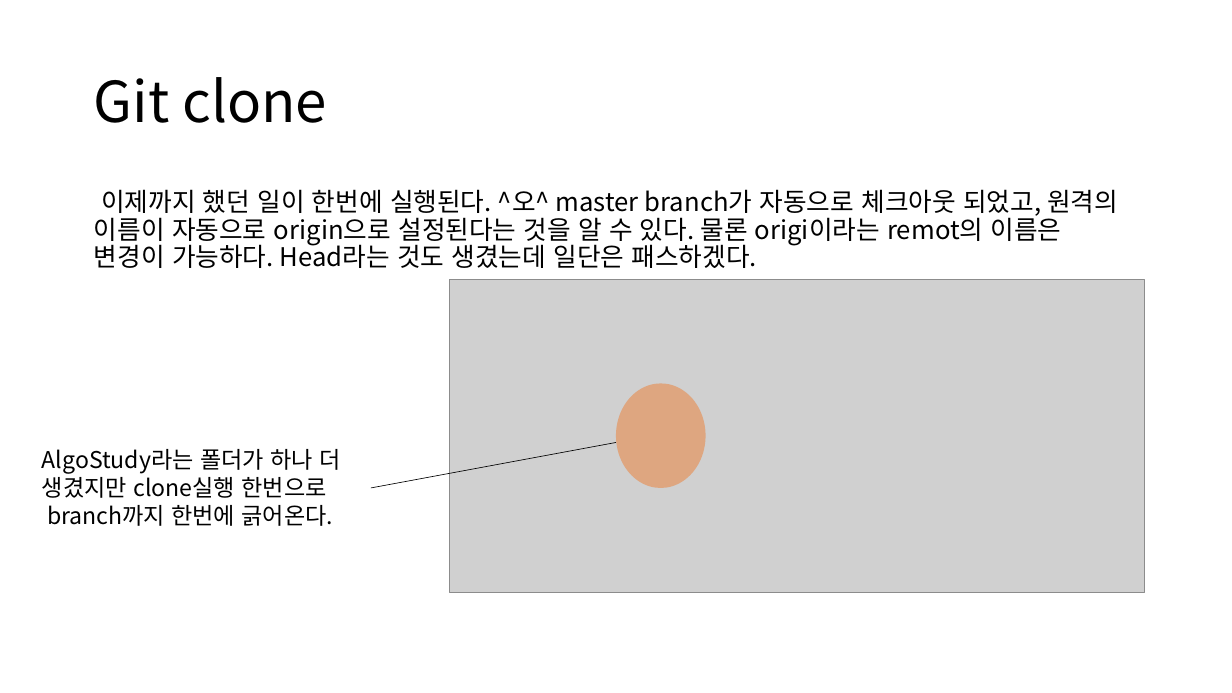
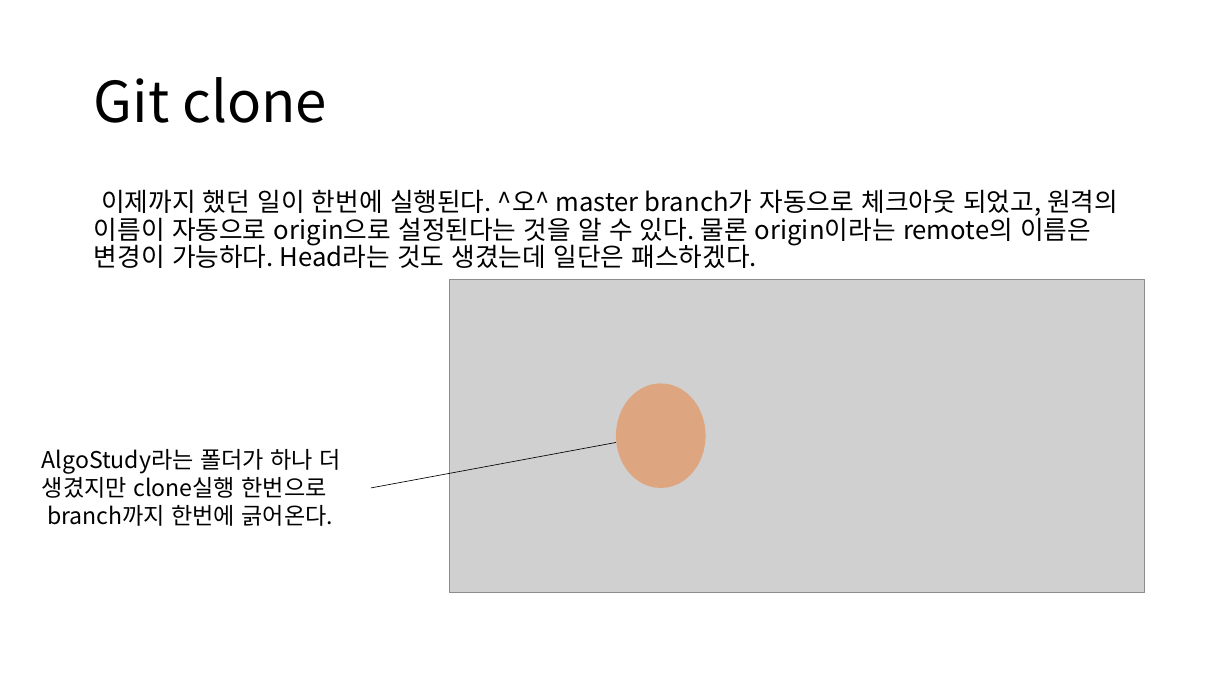
Before and after one commit to Likelion-Algorithm/AlgoStudy, a slide deck: slide 21 of 깃 사용법 정리.pptx. Drawn at 1232x693 pixels with LibreOffice and Linux fonts; fonts in the diff are those of the drawing; grey boxes stand for pictures. Boxes give left, top, right and bottom in pixels: in the first picture for what was removed or moved away, otherwise in the second. Text is boxed around its words. In the diff, an @@ line names an element or a change of style, - is before the commit and + after.

```diff
--- a/깃 사용법 정리.pptx
+++ b/깃 사용법 정리.pptx
@@ text at bbox=[94, 189, 1118, 268]: text changed @@
-이제까지 했던 일이 한번에 실행된다. ^오^ master branch가 자동으로 체크아웃 되었고, 원격의 이름이 자동으로 origin으로 설정된다는 것을 알 수 있다. 물론 origi이라는 remot의 이름은 변경이 가능하다. Head라는 것도 생겼는데 일단은 패스하겠다.
+이제까지 했던 일이 한번에 실행된다. ^오^ master branch가 자동으로 체크아웃 되었고, 원격의 이름이 자동으로 origin으로 설정된다는 것을 알 수 있다. 물론 origin이라는 remote의 이름은 변경이 가능하다. Head라는 것도 생겼는데 일단은 패스하겠다.
```
Also in this commit, not shown: 11 other slides changed.
